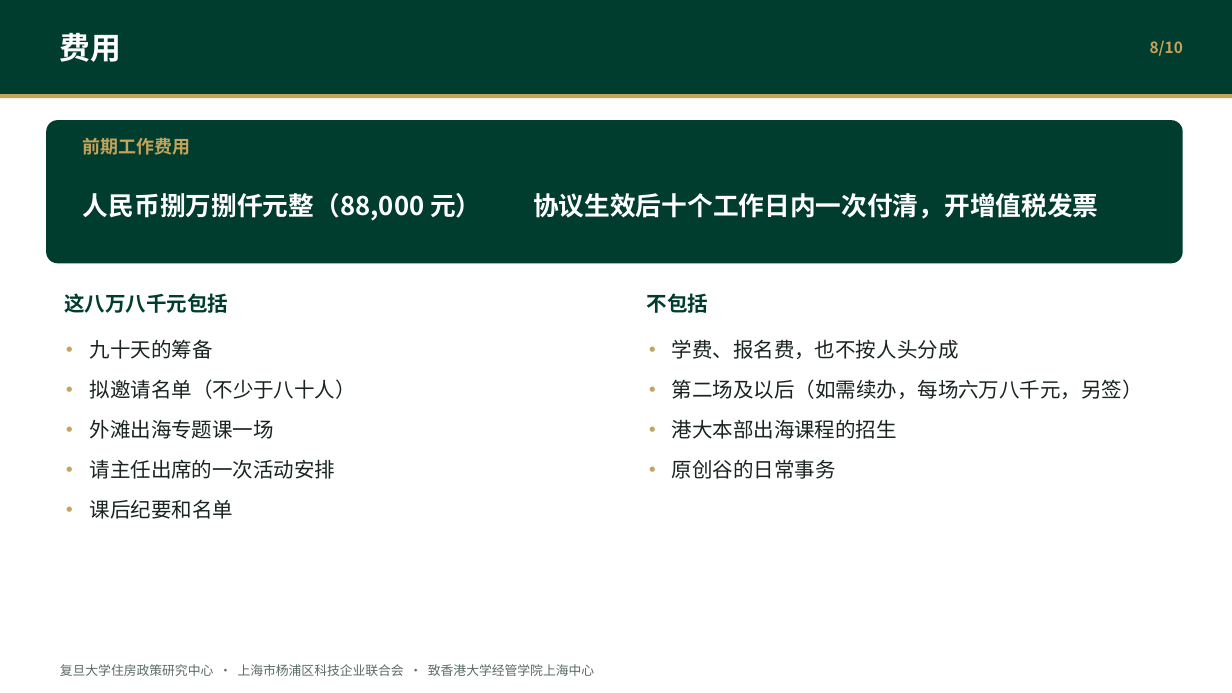
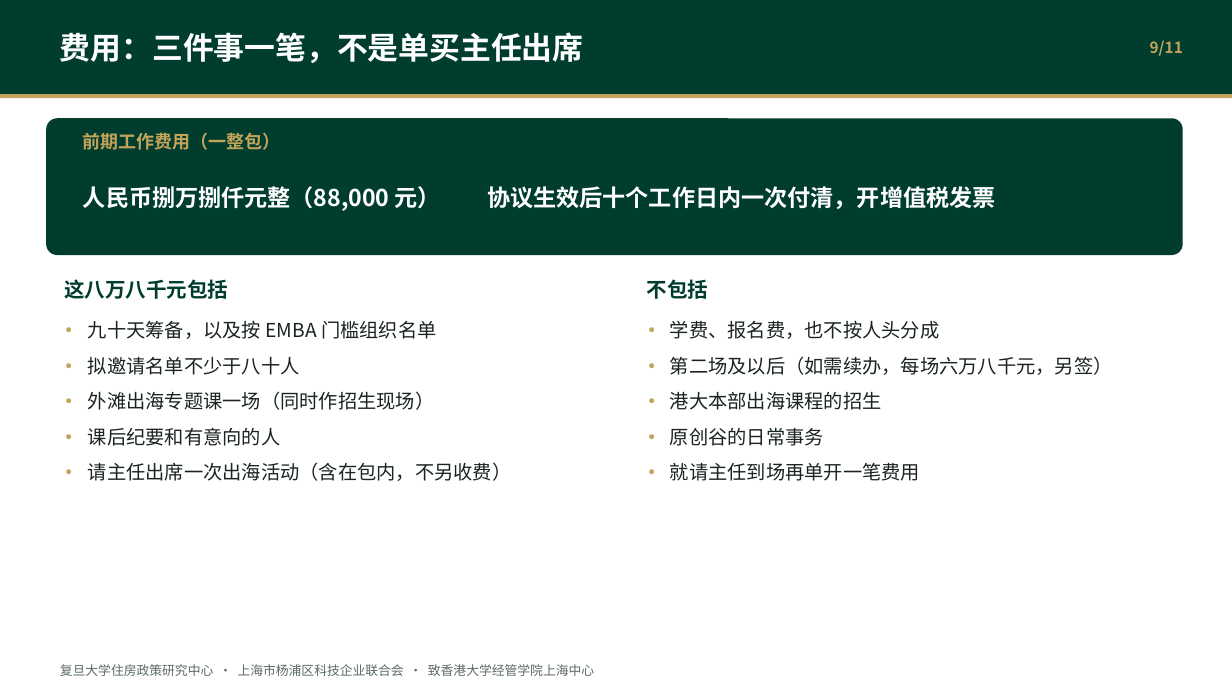
Before and after one commit to hujigang2010-maker/AIDEN, a slide deck: slide 9 of output/港大经管上海中心_联合合作汇报.pptx (slide 8 before the commit). Drawn at 1232x693 pixels with LibreOffice and Linux fonts; fonts in the diff are those of the drawing. Boxes give left, top, right and bottom in pixels: in the first picture for what was removed or moved away, otherwise in the second. Text is boxed around its words. In the diff, an @@ line names an element or a change of style, - is before the commit and + after.

```diff
--- a/output/港大经管上海中心_联合合作汇报.pptx
+++ b/output/港大经管上海中心_联合合作汇报.pptx
@@ text at box(60, 32, 584, 63): text changed @@
-费用
+费用：三件事一笔，不是单买主任出席
@@ text at box(1150, 40, 1183, 56): text changed @@
-8/10
+9/11
@@ rounded rectangle: place and size @@
-rounded rectangle at box(46, 120, 1183, 263)
+rounded rectangle at box(46, 118, 1183, 255)
@@ text at box(83, 132, 281, 150): text changed @@
-前期工作费用
+前期工作费用（一整包）
@@ text "人民币捌万捌仟元整（88,000 元） 协议生效后十个工作日内一次付清，开增值税发票": place and size @@
-text "人民币捌万捌仟元整（88,000 元） 协议生效后十个工作日内一次付清，开增值税发票" at box(83, 193, 1099, 221)
+text "人民币捌万捌仟元整（88,000 元） 协议生效后十个工作日内一次付清，开增值税发票" at box(83, 186, 995, 211)
@@ text "人民币捌万捌仟元整（88,000 元） 协议生效后十个工作日内一次付清，开增值税发票" at box(83, 186, 995, 211): size 20 to 18 pt @@
@@ text "这八万八千元包括": place and size @@
-text "这八万八千元包括" at box(64, 293, 228, 313)
+text "这八万八千元包括" at box(64, 279, 228, 299)
@@ text "不包括": place and size @@
-text "不包括" at box(647, 293, 708, 313)
+text "不包括" at box(647, 279, 708, 299)
@@ text at box(88, 321, 511, 481): text changed; size 16 to 15 pt @@
-· 九十天的筹备
-· 拟邀请名单（不少于八十人）
-· 外滩出海专题课一场
-· 请主任出席的一次活动安排
-· 课后纪要和名单
+· 九十天筹备，以及按 EMBA 门槛组织名单
+· 拟邀请名单不少于八十人
+· 外滩出海专题课一场（同时作招生现场）
+· 课后纪要和有意向的人
+· 请主任出席一次出海活动（含在包内，不另收费）
@@ text "· 学费、报名费，也不按人头分成": place and size @@
-text "· 学费、报名费，也不按人头分成" at box(672, 339, 1143, 479)
+text "· 学费、报名费，也不按人头分成" at box(670, 321, 1113, 481)
@@ text at box(670, 321, 1113, 446): size 16 to 15 pt in "· 学费、报名费，也不按人头分成", "· 第二场及以后（如需续办，每场六万八千元，另签）", "· 港大本部出海课程的招生", "· 原创谷的日常事务"; less space between paragraphs @@
@@ text at box(670, 463, 920, 481): paragraph added @@
+· 就请主任到场再单开一笔费用
```
Also in this commit, not shown: 9 other slides changed, 1 slide added, 6 other files.
